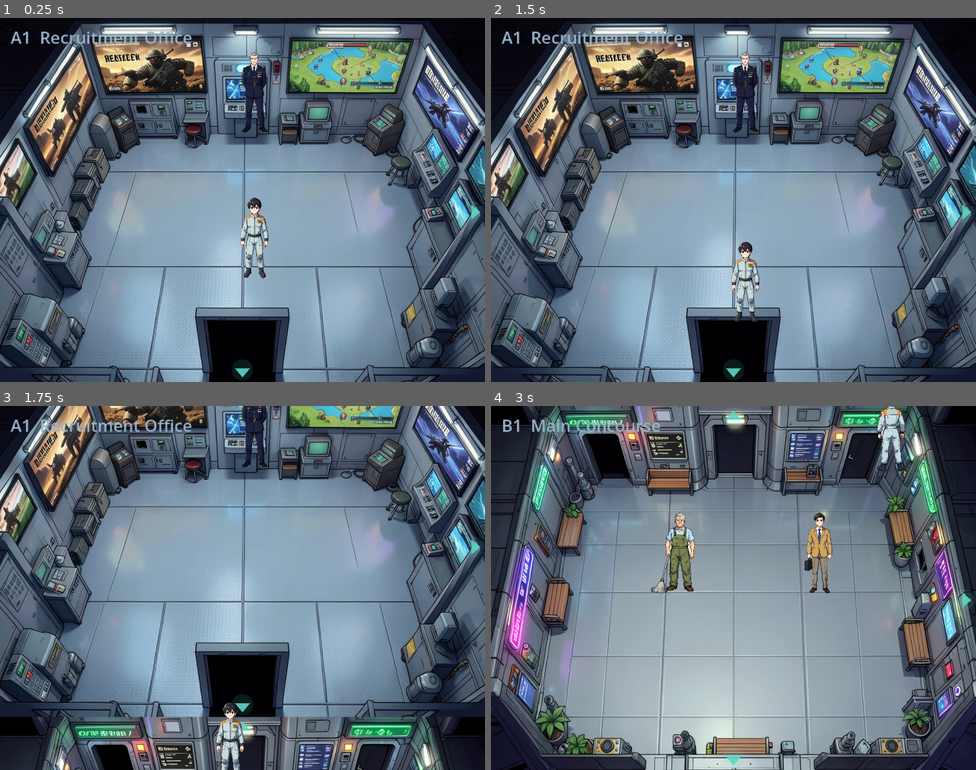
Above: before the commit, frames 1-4 (two rows, left to right).
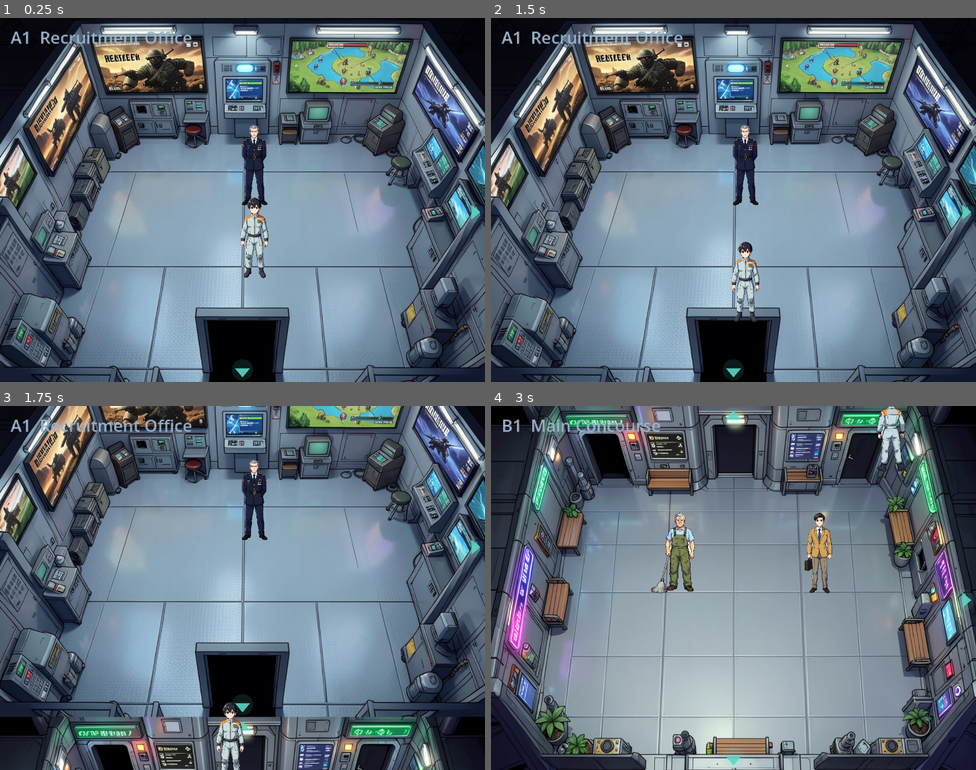
Above: after the commit, the same moments.

Repository: CryptoJones/UNSDF
Game: Godot game, scene res://scenes/main.tscn
The game is run twice, just before and just after one commit, with the same random seed, the same clock (stepped at 60 frames per second) and the same inputs.
Inputs:
- Up to frame 1 (0.25 s): no input
- Up to frame 2 (1.5 s): tap Enter at 0.5 s; hold Right (move_right) 0.53-1.28 s; hold X (grab) 0.53-1.28 s; tap Space at 0.77, 1.25 s; hold Down (move_down) from 1.28 s (still down); tap Z (interact) at 1.35 s
- Up to frame 3 (1.75 s): keep holding Down (move_down); tap Space at 1.52 s
- Up to frame 4 (3 s): release Down (move_down) at 2.03 s; hold Right (move_right) 2.03-2.78 s; tap Enter at 2.1 s; hold Up (move_up) from 2.78 s (still down); tap Shift at 2.85 s

The runs differ from the first frame. In frame 1, 1.4% of the frame differs, in the area x 49-56%, y 9-52%; in frame 2, 1.4%; in frame 3, 1.3%; in frame 4, nothing differs.

Commit message:
fix: move Recruiter and Technician to the central floor
NPCs against the back wall read off-scale against the receding painted
perspective; centre them so their fixed sprite size looks right.

Co-Authored-By: Claude Opus 4.8 <noreply@anthropic.com>
Claude-Session: https://claude.ai/code/session_017oy3KhAQqCbUbVwsd4V3P8

Diff:
--- a/scripts/data/room_db.gd
+++ b/scripts/data/room_db.gd
@@ -32,7 +32,7 @@
 			"east": {"to": &"A2"},
 		},
 		"npcs": [
-			{"cell": Vector2i(10, 4), "name": "UNSDF Recruiter", "dialogue": &"recruiter", "color": Color("6e7a8a")},
+			{"cell": Vector2i(10, 7), "name": "UNSDF Recruiter", "dialogue": &"recruiter", "color": Color("6e7a8a")},
 		],
 	},
 	&"A2": {
@@ -133,7 +133,7 @@
 			"south": {"to": &"D2", "lock": {"item": &"access_keycard", "msg": "CARGO BAY keypad locked. [Access Keycard required]"}},
 		},
 		"npcs": [
-			{"cell": Vector2i(10, 5), "name": "Station Technician", "dialogue": &"technician", "color": Color("4a7a6e")},
+			{"cell": Vector2i(10, 8), "name": "Station Technician", "dialogue": &"technician", "color": Color("4a7a6e")},
 		],
 	},
 	&"C3": {
